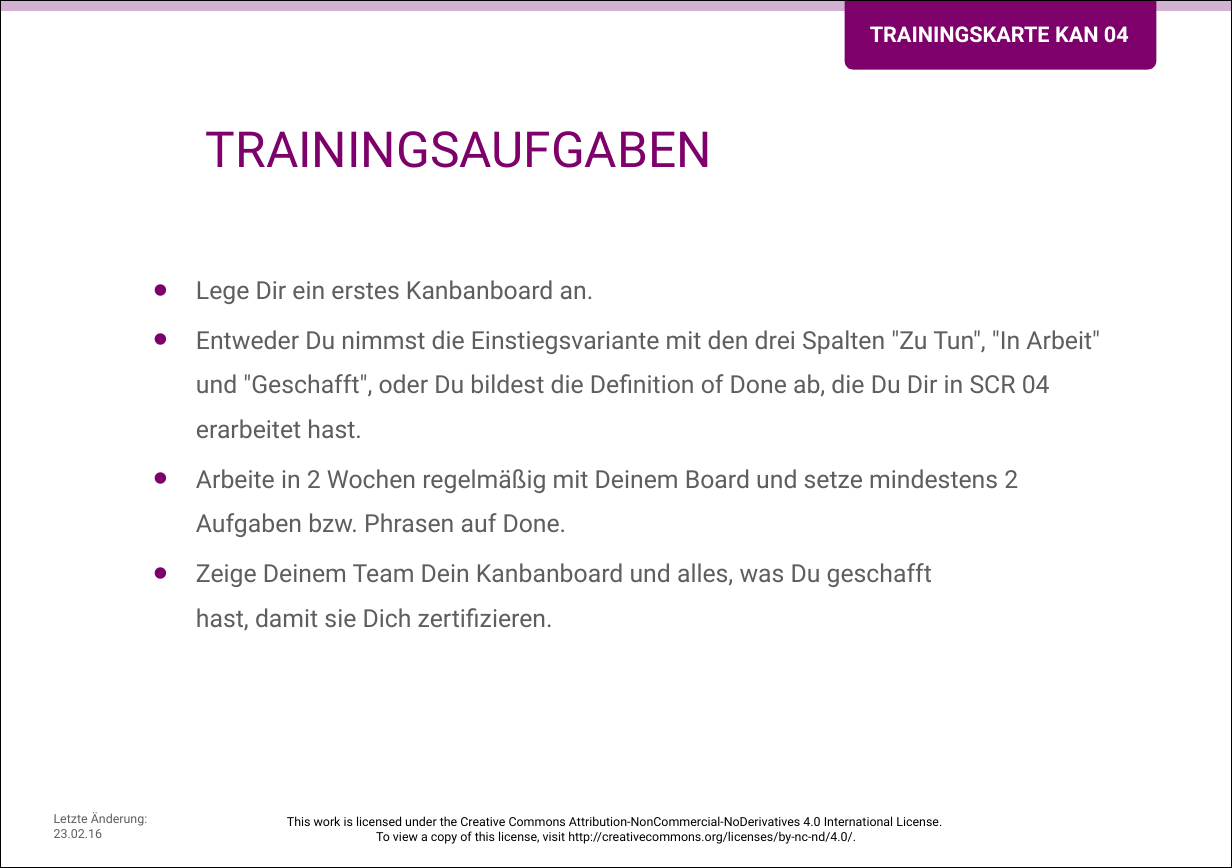
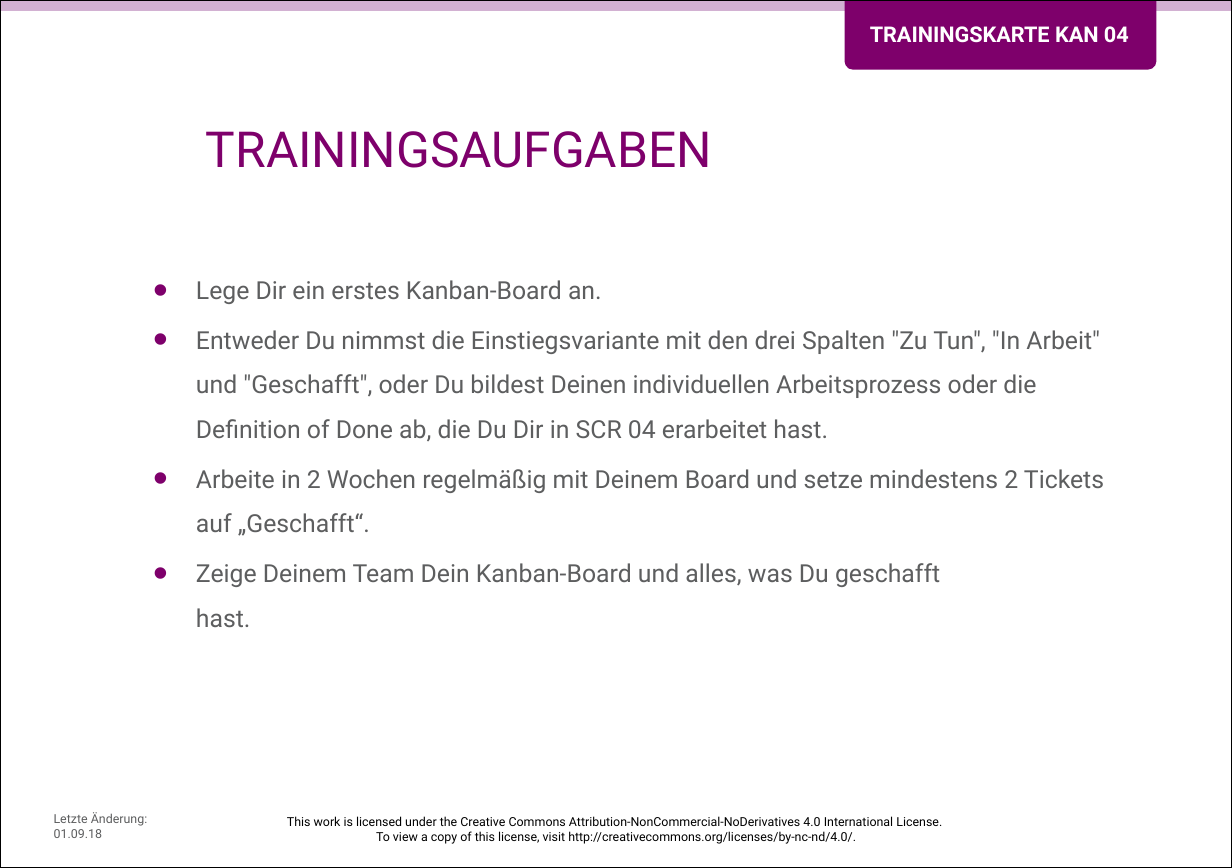
Before and after one commit to Teamtool/training-materials, a slide deck: slide 2 of training-cards/music moves/Kanban (KAN)/ger_KAN_04_Geschafft_MM_A.pptx. Drawn at 1232x868 pixels with LibreOffice and Linux fonts; fonts in the diff are those of the drawing; background and template pictures are left out. Boxes give left, top, right and bottom in pixels: in the first picture for what was removed or moved away, otherwise in the second. Text is boxed around its words. In the diff, an @@ line names an element or a change of style, - is before the commit and + after.

Commit message:
KAN 04 Geschafft
Für Promotion überarbeitet

```diff
--- a/training-cards/music moves/Kanban (KAN)/ger_KAN_04_Geschafft_MM_A.pptx
+++ b/training-cards/music moves/Kanban (KAN)/ger_KAN_04_Geschafft_MM_A.pptx
@@ text at bbox=[196, 280, 1104, 627]: text changed @@
-• Lege Dir ein erstes Kanbanboard an.
-• Entweder Du nimmst die Einstiegsvariante mit den drei Spalten "Zu Tun", "In Arbeit" und "Geschafft", oder Du bildest die Definition of Done ab, die Du Dir in SCR 04 erarbeitet hast.
-• Arbeite in 2 Wochen regelmäßig mit Deinem Board und setze mindestens 2 Aufgaben bzw. Phrasen auf Done.
-• Zeige Deinem Team Dein Kanbanboard und alles, was Du geschafft
-  hast, damit sie Dich zertifizieren.
+• Lege Dir ein erstes Kanban-Board an.
+• Entweder Du nimmst die Einstiegsvariante mit den drei Spalten "Zu Tun", "In Arbeit" und "Geschafft", oder Du bildest Deinen individuellen Arbeitsprozess oder die Definition of Done ab, die Du Dir in SCR 04 erarbeitet hast.
+• Arbeite in 2 Wochen regelmäßig mit Deinem Board und setze mindestens 2 Tickets auf „Geschafft“.
+• Zeige Deinem Team Dein Kanban-Board und alles, was Du geschafft
+  hast.
@@ text at bbox=[54, 812, 147, 838]: text changed @@
-Letzte Änderung: 23.02.16
+Letzte Änderung: 01.09.18
```
Also in this commit, not shown: 1 other slide changed, 1 other file.
